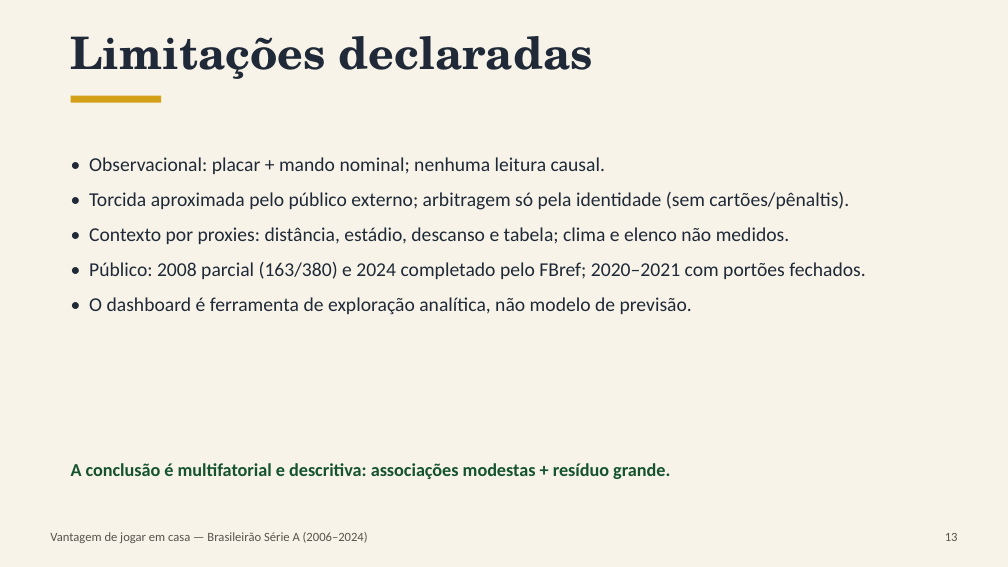
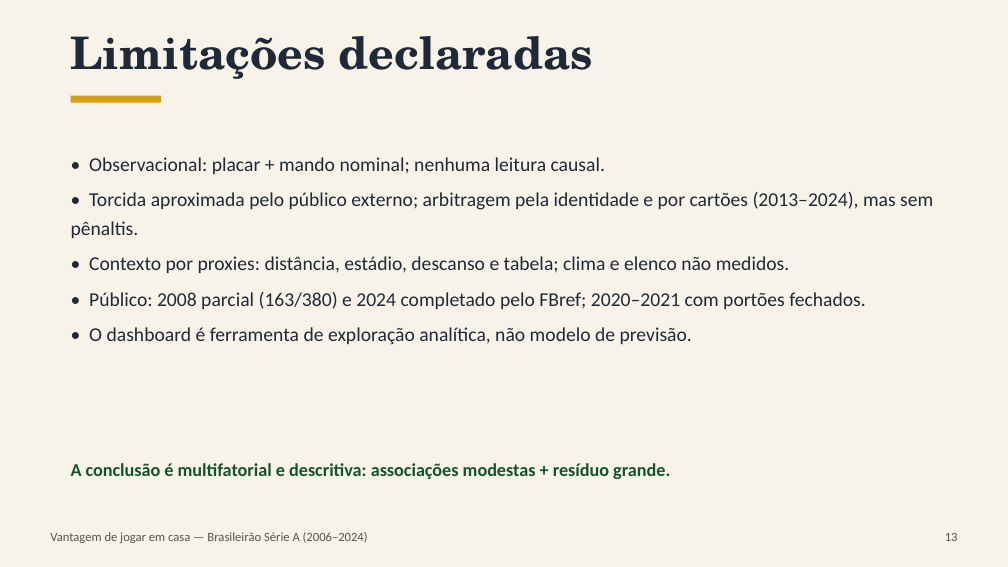
Before and after one commit to EmiyaKiritsugu3/TCC, a slide deck: slide 13 of apresentacao/apresentacao_tcc.pptx. Drawn at 1008x567 pixels with LibreOffice and Linux fonts; fonts in the diff are those of the drawing. Boxes give left, top, right and bottom in pixels: in the first picture for what was removed or moved away, otherwise in the second. Text is boxed around its words. In the diff, an @@ line names an element or a change of style, - is before the commit and + after.

```diff
--- a/apresentacao/apresentacao_tcc.pptx
+++ b/apresentacao/apresentacao_tcc.pptx
@@ text at box(71, 192, 933, 238): text changed @@
-• Torcida aproximada pelo público externo; arbitragem só pela identidade (sem cartões/pênaltis).
+• Torcida aproximada pelo público externo; arbitragem pela identidade e por cartões (2013–2024), mas sem pênaltis.
```
Also in this commit, not shown: 1 other slide changed, 19 other files.
